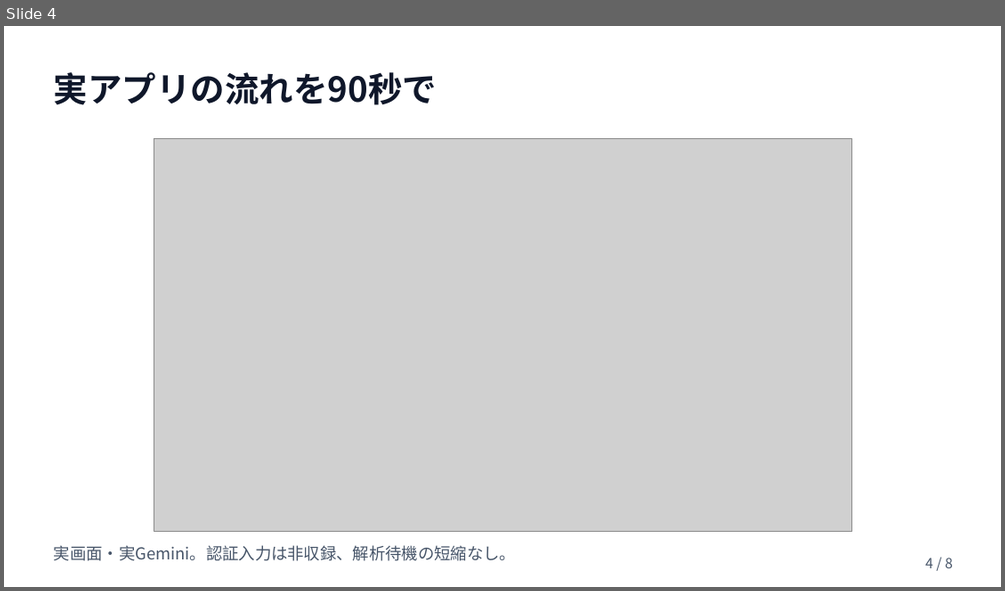
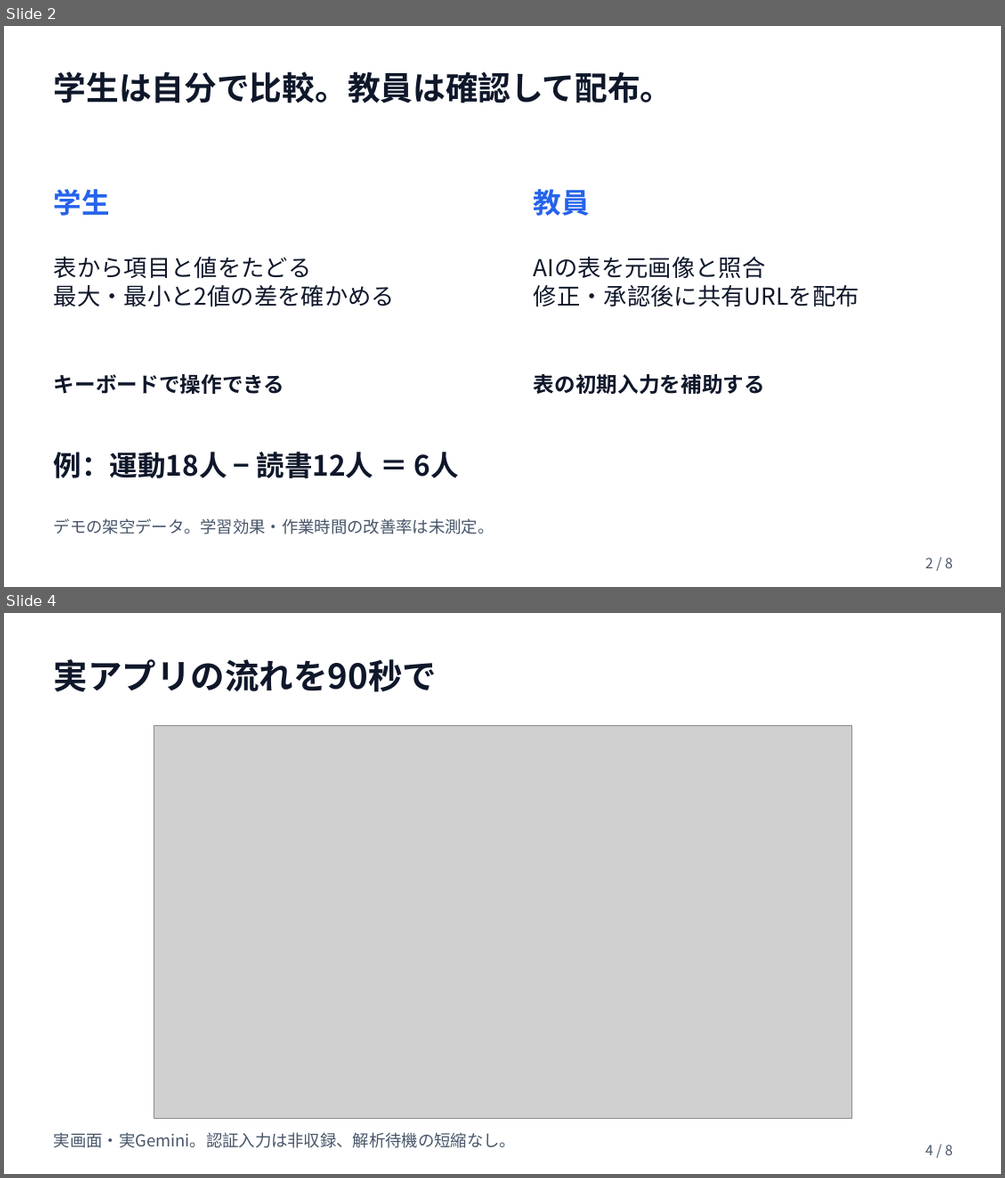
Before and after one commit to Devfest-Hackathon-2026/df-2026-t051, a slide deck: submission/プレゼンスライド_Alpha & Omega.pptx. Shown one above the other, each under a label of ours: slide 4 before the commit, slides 2 and 4 after it; the slides between them are not shown. The pictures are 1005x591 and 1005x1178 pixels, drawn with LibreOffice and Linux fonts; fonts in the diff are those of the drawing; grey boxes stand for pictures. Boxes give left, top, right and bottom in pixels: in the first picture for what was removed or moved away, otherwise in the second. Text is boxed around its words. In the diff, an @@ line names an element or a change of style, - is before the commit and + after.

```diff
--- a/submission/プレゼンスライド_Alpha & Omega.pptx
+++ b/submission/プレゼンスライド_Alpha & Omega.pptx
@@ slide 2 added at [4, 26, 1001, 587], background #FFFFFF @@
@@ text added at [54, 71, 673, 103], 31.5 pt, text #0F172A, bold @@
+学生は自分で比較。教員は確認して配布。
@@ text added at [54, 189, 110, 216], 27 pt, text #2563EB, bold @@
+学生
@@ text added at [534, 189, 590, 216], 27 pt, text #2563EB, bold @@
+教員
@@ text added at [54, 257, 395, 306], 22.5 pt, text #0F172A @@
+表から項目と値をたどる
+最大・最小と2値の差を確かめる
@@ text added at [534, 257, 859, 307], 22.5 pt, text #0F172A @@
+AIの表を元画像と照合
+修正・承認後に共有URLを配布
@@ text added at [54, 374, 285, 394], 20.2 pt, text #0F172A, bold @@
+キーボードで操作できる
@@ text added at [534, 374, 765, 394], 20.2 pt, text #0F172A, bold @@
+表の初期入力を補助する
@@ text added at [54, 451, 459, 478], 27 pt, text #0F172A, bold @@
+例：運動18人 − 読書12人 ＝ 6人
@@ text added at [54, 518, 494, 534], 15.8 pt, text #475569 @@
+デモの架空データ。学習効果・作業時間の改善率は未測定。
@@ text added at [925, 557, 953, 568], 13.5 pt, text #475569 @@
+2 / 8
```
Also in this commit, not shown: 4 slides changed, 1 other slide added, 2 slides removed, 2 other files.
